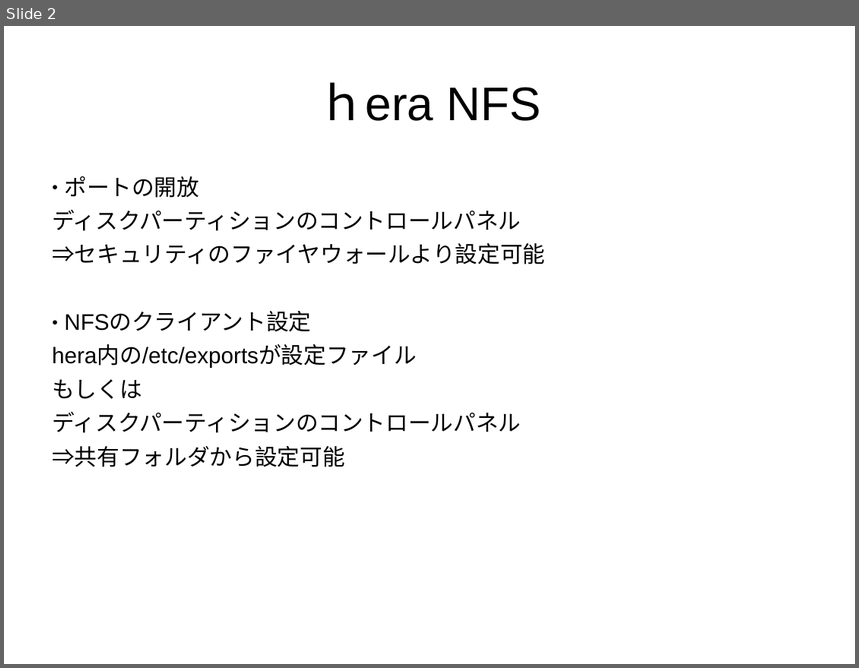
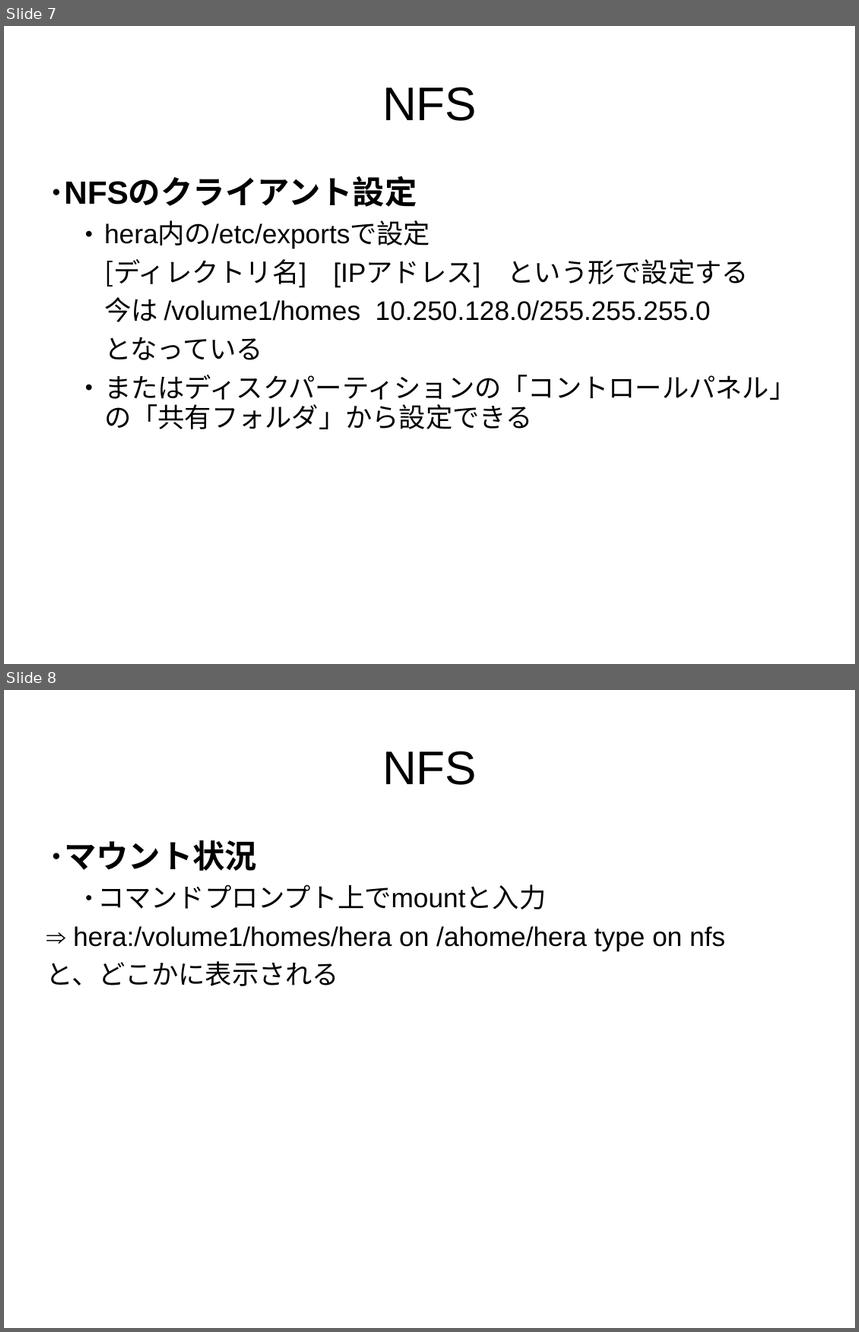
Before and after one commit to naoki709mm/BCL_presentation, a slide deck: okuya.ppt. Shown one above the other, each under a label of ours: slide 2 before the commit, slides 7 and 8 after it. The pictures are 859x668 and 859x1332 pixels, drawn with LibreOffice and Linux fonts; fonts in the diff are those of the drawing. Boxes give left, top, right and bottom in pixels: in the first picture for what was removed or moved away, otherwise in the second. Text is boxed around its words. In the diff, an @@ line names an element or a change of style, - is before the commit and + after.

```diff
--- a/okuya.ppt
+++ b/okuya.ppt
@@ slide 8 added at bbox=[4, 690, 855, 1328], background #FFFFFF @@
@@ title added at bbox=[382, 751, 477, 785], 44 pt, text #000000 @@
+NFS
@@ subtitle added at bbox=[47, 840, 725, 986], 25 pt, text #000000 @@
+● マウント状況
+  ● コマンドプロンプト上でmountと入力
+      ⇒ hera:/volume1/homes/hera on /ahome/hera type on nfs
+      と、どこかに表示される
@@ what was slide 2 is now slide 7 @@
@@ slide 7 changed as well @@
@@ title at bbox=[382, 87, 477, 121]: text changed @@
-ｈera NFS
+NFS
@@ subtitle at bbox=[52, 176, 545, 265]: paragraphs removed @@
-● ポートの開放
-ディスクパーティションのコントロールパネル
-⇒セキュリティのファイヤウォールより設定可能
@@ subtitle at bbox=[64, 178, 417, 207]: size 21 to 30 pt, bold on in "NFSのクライアント設定" @@
@@ subtitle at bbox=[104, 222, 796, 430]: text changed; size 21 to 25 pt; font Noto Sans CJK JP to Arial @@
-hera内の/etc/exportsが設定ファイル
-もしくは
-ディスクパーティションのコントロールパネル
-⇒共有フォルダから設定可能
+  • hera内の/etc/exportsで設定
+      [ディレクトリ名] [IPアドレス] という形で設定する
+      今は /volume1/homes 10.250.128.0/255.255.255.0
+      となっている
+  • またはディスクパーティションの「コントロールパネル」の「共有フォルダ」から設定できる
```
Also in this commit, not shown: 3 other slides changed, 8 other slides added, 1 slide removed.
